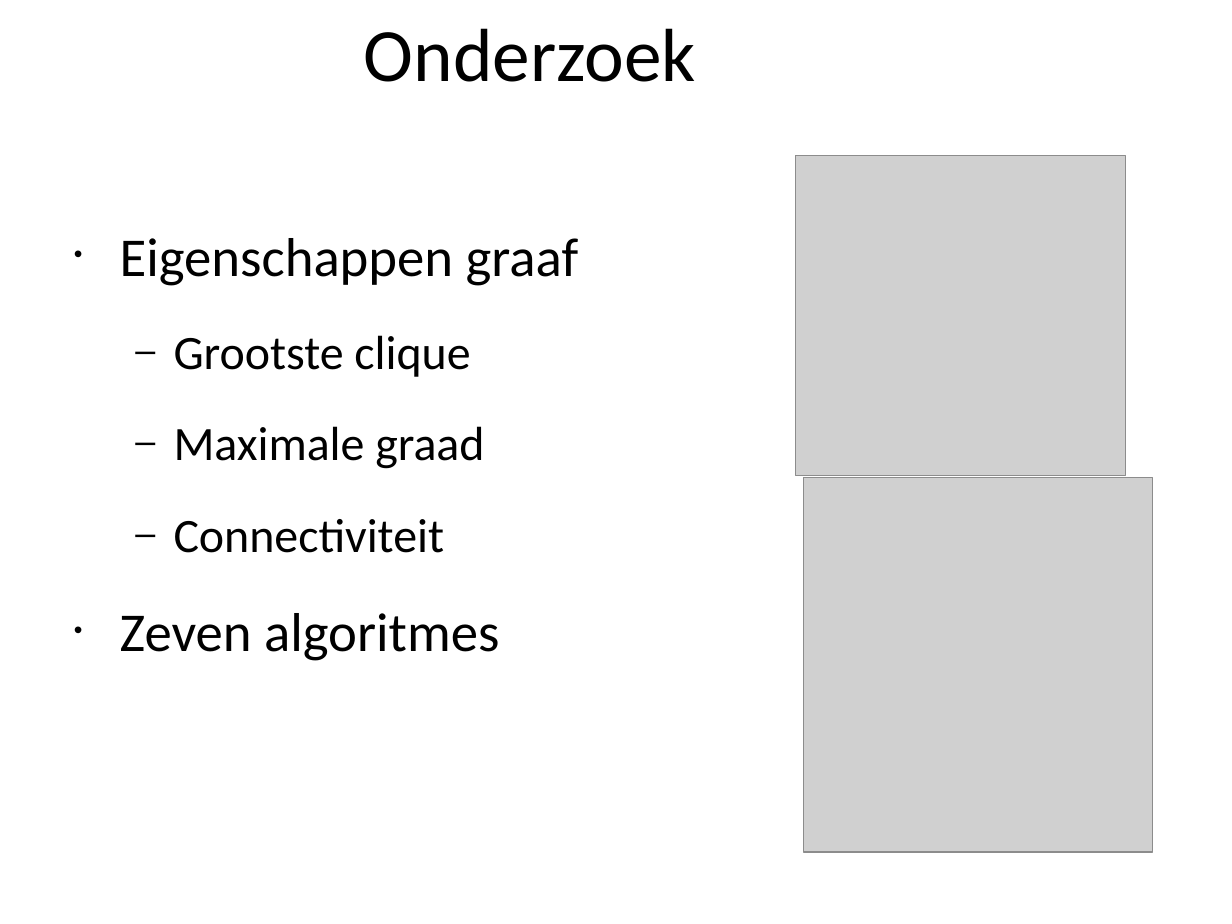
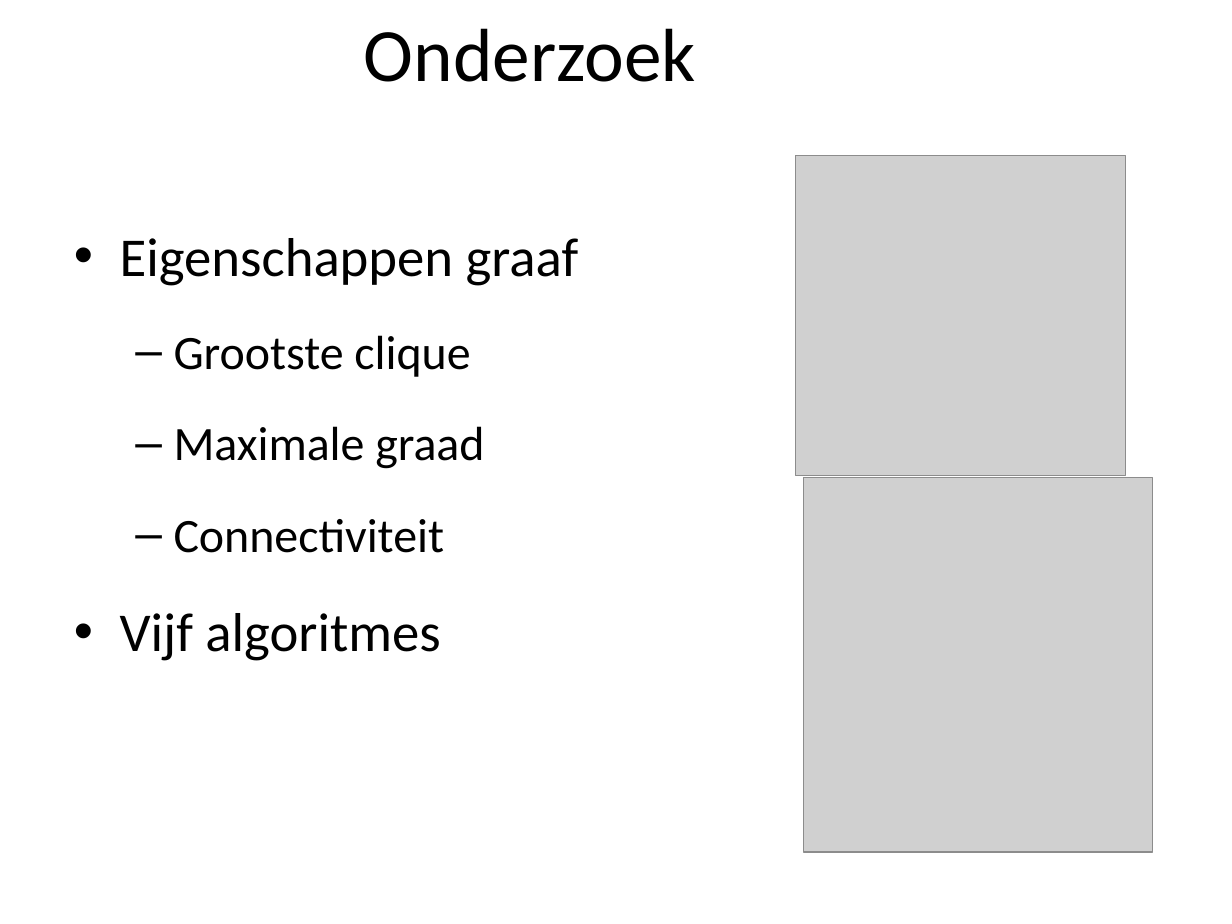
Before and after one commit to marten2/Heuristieken, a slide deck: slide 4 of Graafkleuring1.ppt. Drawn at 1232x924 pixels with LibreOffice and Linux fonts; fonts in the diff are those of the drawing; grey boxes stand for pictures; background and template pictures are left out. Boxes give left, top, right and bottom in pixels: in the first picture for what was removed or moved away, otherwise in the second. Text is boxed around its words. In the diff, an @@ line names an element or a change of style, - is before the commit and + after.

```diff
--- a/Graafkleuring1.ppt
+++ b/Graafkleuring1.ppt
@@ text at (x1=120, y1=613, x2=440, y2=661): text changed @@
-• Zeven algoritmes
+• Vijf algoritmes
```
Also in this commit, not shown: 3 other slides changed, 3 slides added, 1 slide removed, 4 other files.
